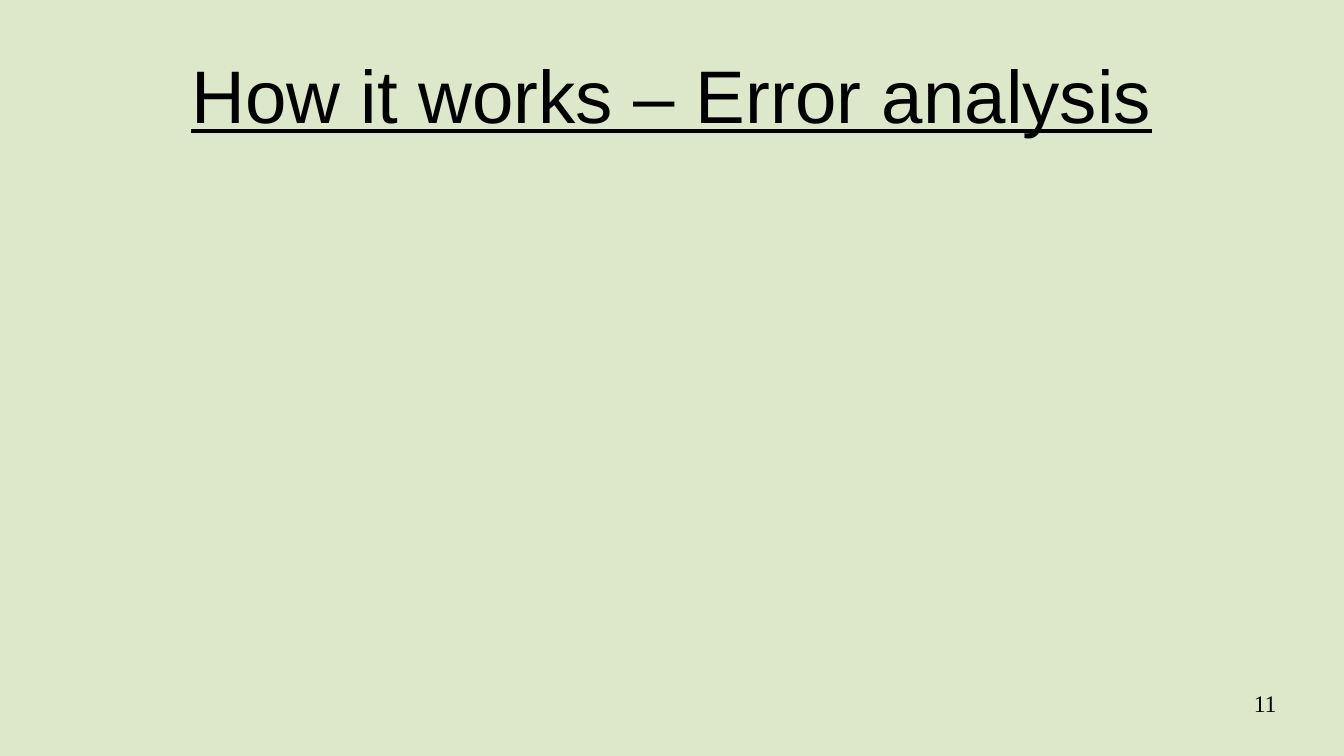
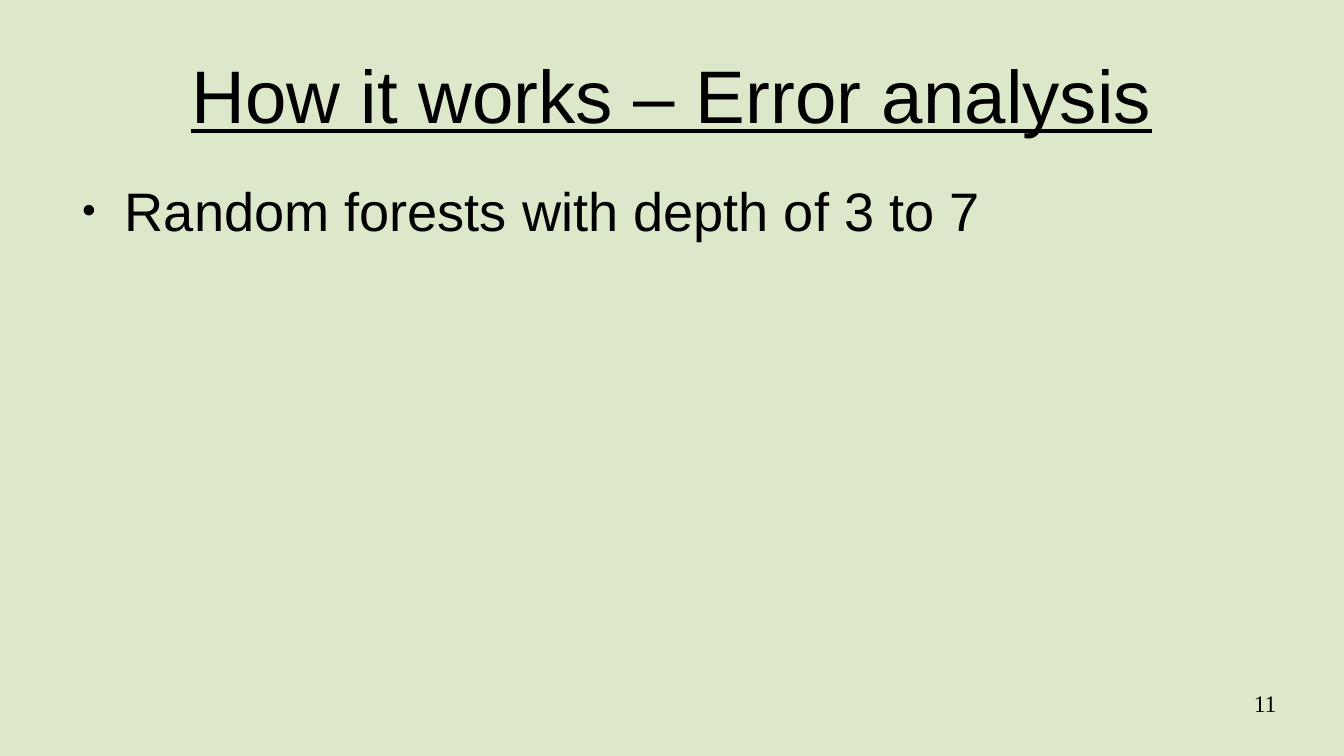
Before and after one commit to YvesL-Web/Air_Polution_Analysis, a slide deck: slide 11 of presentation/241127_00-first_plain_draft.odp. Drawn at 1344x756 pixels with LibreOffice and Linux fonts; fonts in the diff are those of the drawing. Boxes give left, top, right and bottom in pixels: in the first picture for what was removed or moved away, otherwise in the second. Text is boxed around its words. In the diff, an @@ line names an element or a change of style, - is before the commit and + after.

```diff
--- a/presentation/241127_00-first_plain_draft.odp
+++ b/presentation/241127_00-first_plain_draft.odp
@@ text added at [125, 191, 979, 240], 32 pt, text #000000 @@
+● Random forests with depth of 3 to 7
```
Also in this commit, not shown: 2 other slides changed, 2 slides added, 1 slide removed, 2 other files.
